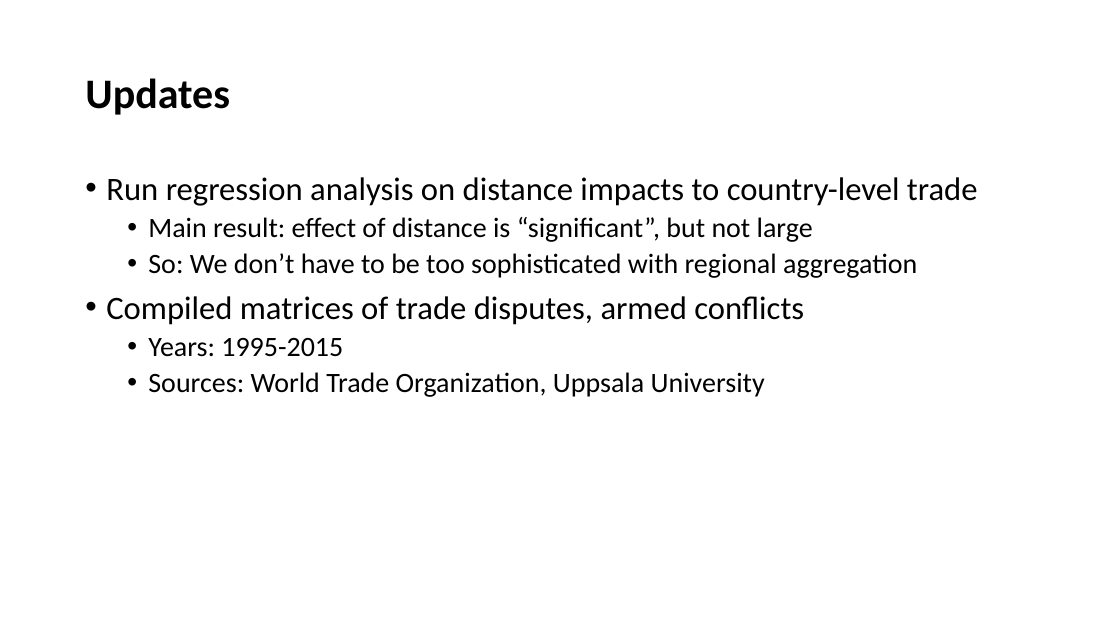
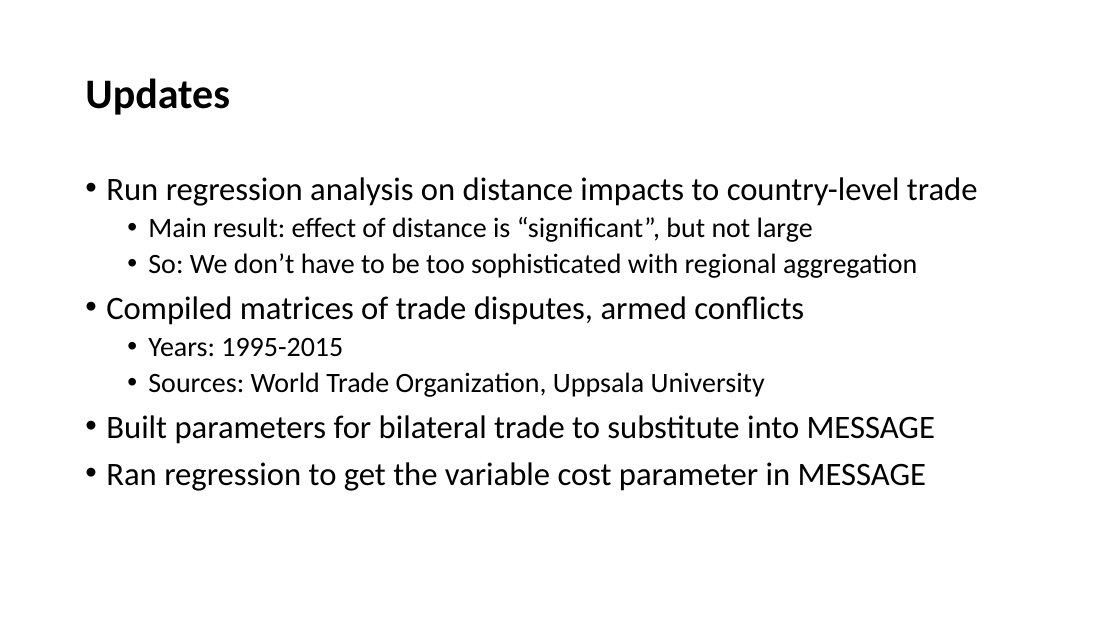
Before and after one commit to junukitashepard/message_trade, a slide deck: slide 2 of presentations/Update_2019-07-2.pptx. Drawn at 1120x630 pixels with LibreOffice and Linux fonts; fonts in the diff are those of the drawing. Boxes give left, top, right and bottom in pixels: in the first picture for what was removed or moved away, otherwise in the second. Text is boxed around its words. In the diff, an @@ line names an element or a change of style, - is before the commit and + after.

Commit message:
Update powerpoint and finish building initial parameters, compile df of var_cost

```diff
--- a/presentations/Update_2019-07-2.pptx
+++ b/presentations/Update_2019-07-2.pptx
@@ text at (x1=106, y1=415, x2=935, y2=491): paragraphs added @@
+• Built parameters for bilateral trade to substitute into MESSAGE
+• Ran regression to get the variable cost parameter in MESSAGE
```
Also in this commit, not shown: 3 other slides changed, 3 slides added, 2 slides removed, 25 other files.
